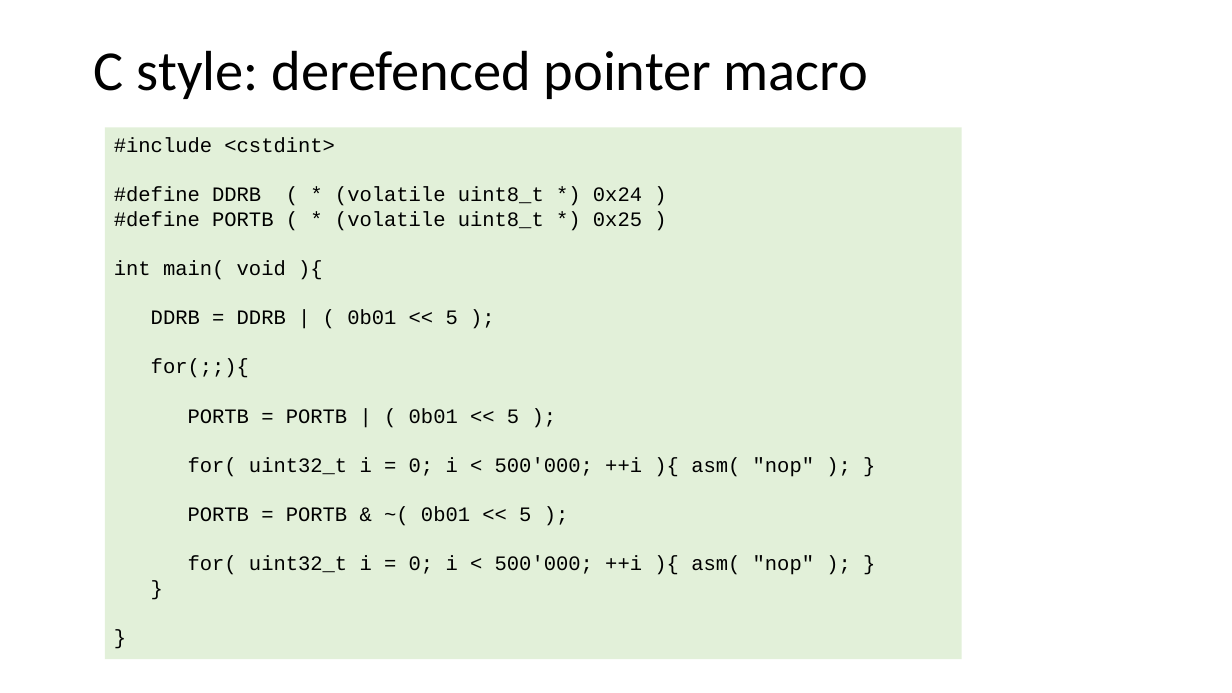
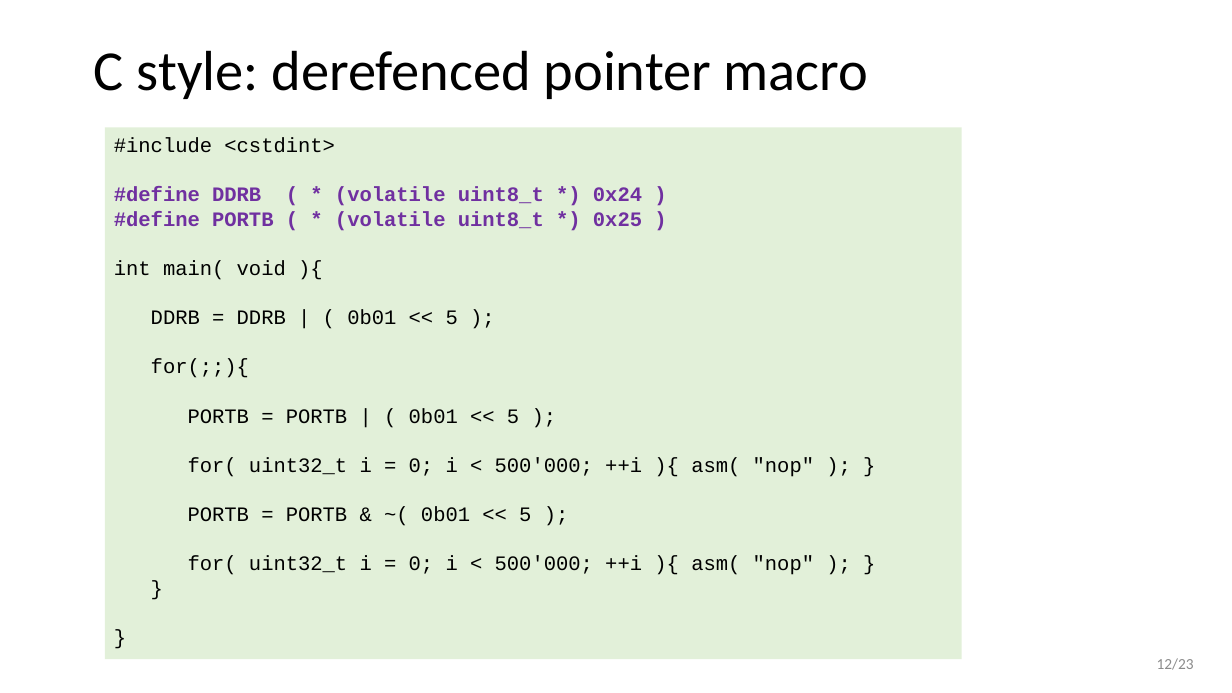
Before and after one commit to wovo/talk-gpio-abstractions, a slide deck: slide 12 of powerpoint/gpio-abstractions.pptx. Drawn at 1232x693 pixels with LibreOffice and Linux fonts; fonts in the diff are those of the drawing. Boxes give left, top, right and bottom in pixels: in the first picture for what was removed or moved away, otherwise in the second. Text is boxed around its words. In the diff, an @@ line names an element or a change of style, - is before the commit and + after.

```diff
--- a/powerpoint/gpio-abstractions.pptx
+++ b/powerpoint/gpio-abstractions.pptx
@@ text in rectangle at box(114, 187, 642, 231): text colour #000000 to #7030A0, bold on in "#define DDRB ( * (volatile uint8_t *) ...", "#define PORTB ( * (volatile uint8_t *) ..." @@
@@ page number added at box(1157, 658, 1194, 670), 12 pt, text #8C8C8C @@
+12/23
```
Also in this commit, not shown: 22 other slides changed, 2 other files.
